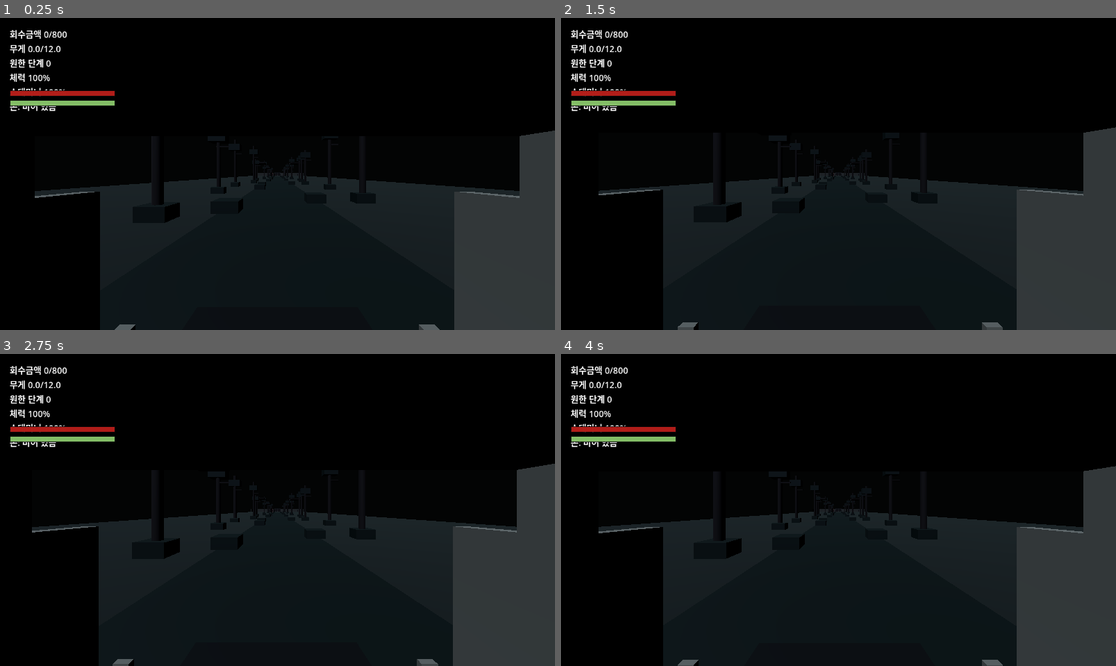
Above: before the commit, frames 1-4 (two rows, left to right).
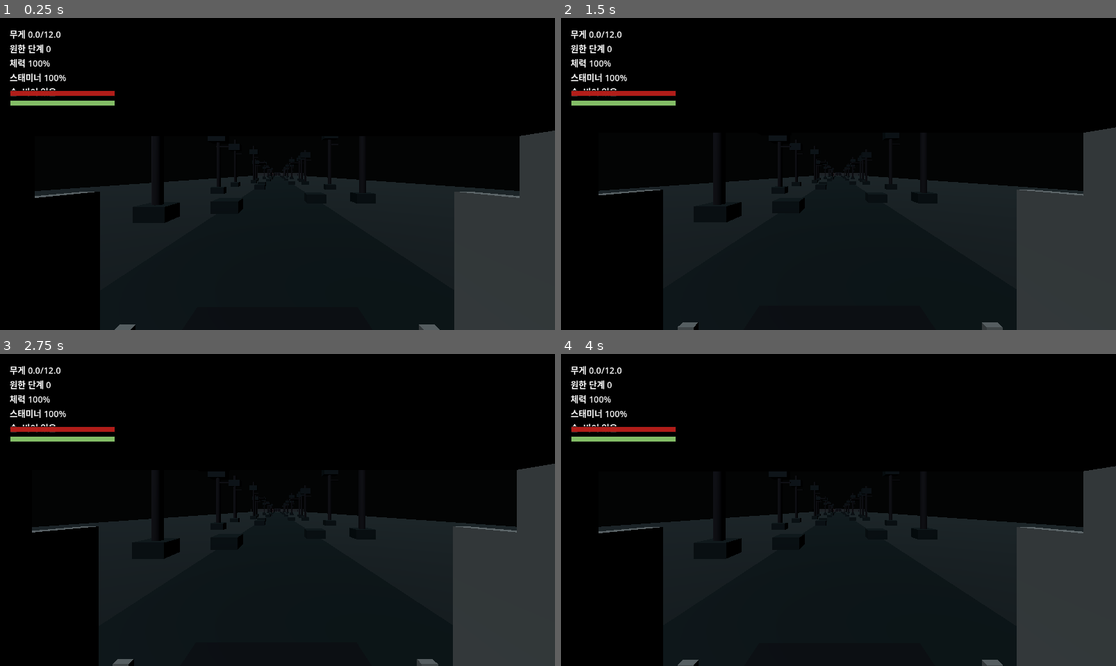
Above: after the commit, the same moments.

Repository: JJonyeok2/K_horror_game
Game: Godot game, scene res://scenes/Main.tscn
The game is run twice, just before and just after one commit, with the same random seed, the same clock (stepped at 60 frames per second) and the same inputs.
Inputs (mouse positions are in pixels of both pictures, inside the frame that each line leads up to):
- Up to frame 1 (0.25 s): no input
- Up to frame 2 (1.5 s): tap Enter at 0.5 s; move the mouse to (866, 174) at 0.52 s; hold W (move_forward) from 0.53 s (still down); tap E (interact) at 0.6 s; tap Space (jump) at 0.77 s; move the mouse to (810, 174) at 1.27 s; tap G (drop_item) at 1.35 s
- Up to frame 3 (2.75 s): keep holding W (move_forward); tap Space (jump) at 1.52 s; tap E (interact) at 1.55, 2.1 s; move the mouse to (288, 503) at 2.02 s
- Up to frame 4 (4 s): keep holding W (move_forward); move the mouse to (832, 516) at 2.77 s; tap Shift (sprint) at 2.85 s; tap Space (jump) at 3.02, 3.77 s; tap E (interact) at 3.05, 3.6 s; move the mouse to (877, 513) at 3.52 s

The runs differ from the first frame. In frame 1, 0.8% of the frame differs, in the area x 1-13%, y 3-30%; in frame 2, 0.8%; in frame 3, 0.8%; in frame 4, 0.8%.

Commit message:
feat: separate cargo deposit and settlement

Diff:
--- a/scripts/game/main.gd
+++ b/scripts/game/main.gd
@@ -3,6 +3,7 @@
 const PlayerScene := preload("res://scenes/player/Player.tscn")
 const AudioDirectorScript := preload("res://scripts/audio/audio_director.gd")
 const JonggaEstateBuilder := preload("res://scripts/maps/jongga_estate_builder.gd")
+const BongoVanPlanScript := preload("res://scripts/maps/bongo_van_plan.gd")
 const ArtifactDefinition = preload("res://scripts/core/artifact_definition.gd")
 const QuotaTracker := preload("res://scripts/core/quota_tracker.gd")
 const ResentmentTracker := preload("res://scripts/core/resentment_tracker.gd")
@@ -29,6 +30,9 @@
 var _threat_attack_elapsed: float = 0.0
 var _player_down: bool = false
 var player_down: bool = false
+var pending_recovered_value: int = 0
+var pending_cargo_items: Array[ArtifactDefinition] = []
+var _stored_cargo_visual_index: int = 0
 
 func _ready() -> void:
 	audio_director = AudioDirectorScript.new()
@@ -290,7 +294,7 @@
 	var label := find_child("BongoQuotaMonitorText", true, false) as Label3D
 	if label == null:
 		return
-	label.text = "회수 현황\n₩%d / ₩%d" % [quota.recovered_value, quota.required_value]
+	label.text = "최종 ₩%d / ₩%d\n미정산 ₩%d" % [quota.recovered_value, quota.required_value, pending_recovered_value]
 
 func _create_threat_visual(root: Node3D) -> void:
 	var body := MeshInstance3D.new()
@@ -323,15 +327,62 @@
 	root.add_child(marker_light)
 
 func extract_player_inventory() -> void:
+	if player.inventory.items.is_empty():
+		return
+	var deposited_items: Array = player.inventory.items.duplicate()
 	var value: int = player.inventory.total_value()
-	if value <= 0:
-		return
+	for item: ArtifactDefinition in deposited_items:
+		pending_cargo_items.append(item)
+		_create_stored_cargo_visual(item)
+	pending_recovered_value += value
 	player.inventory.clear()
 	if player.has_method("refresh_held_item_views"):
 		player.refresh_held_item_views()
-	quota.add_recovered_value(value)
+	_update_bongo_quota_monitor()
+	print("보관:%d 미정산:%d / 할당량:%d" % [value, pending_recovered_value, quota.required_value])
+
+func settle_stored_cargo() -> void:
+	if pending_recovered_value <= 0:
+		print("정산할 물품이 없습니다.")
+		return
+	var settled_value := pending_recovered_value
+	quota.add_recovered_value(settled_value)
+	pending_recovered_value = 0
+	pending_cargo_items.clear()
+	_clear_pending_cargo_visuals()
 	_update_bongo_quota_monitor()
 	print("정산:%d / 할당량:%d" % [quota.recovered_value, quota.required_value])
+
+func _create_stored_cargo_visual(item: ArtifactDefinition) -> void:
+	_stored_cargo_visual_index += 1
+	var body := StaticBody3D.new()
+	body.name = "StoredCargoItem%02d" % _stored_cargo_visual_index
+	body.add_to_group("pending_cargo_visuals")
+	body.set_meta("display_name", item.display_name)
+	body.set_meta("value", item.value)
+	add_child(body)
+	var row := float((_stored_cargo_visual_index - 1) / 3)
+	var column := float((_stored_cargo_visual_index - 1) % 3)
+	body.global_position = BongoVanPlanScript.STORED_CARGO_START_POSITION + Vector3(column * 0.55, row * 0.22, row * 0.36)
+	var mesh_instance := MeshInstance3D.new()
+	var box_mesh := BoxMesh.new()
+	box_mesh.size = Vector3(0.46, 0.28, 0.34) if item.hand_slots < 2 else Vector3(0.72, 0.36, 0.44)
+	var material := StandardMaterial3D.new()
+	material.albedo_color = Color(0.58, 0.46, 0.28)
+	material.roughness = 0.85
+	box_mesh.material = material
+	mesh_instance.mesh = box_mesh
+	body.add_child(mesh_instance)
+	var collision := CollisionShape3D.new()
+	collision.name = "CollisionShape3D"
+	var shape := BoxShape3D.new()
+	shape.size = box_mesh.size
+	collision.shape = shape
+	body.add_child(collision)
+
+func _clear_pending_cargo_visuals() -> void:
+	for node in get_tree().get_nodes_in_group("pending_cargo_visuals"):
+		node.queue_free()
 
 func _on_risky_side_passage_entered(body: Node) -> void:
 	if _side_passage_triggered or body != player:
--- /dev/null
+++ b/scripts/interactions/bongo_settlement_station.gd
@@ -0,0 +1,12 @@
+extends StaticBody3D
+class_name BongoSettlementStation
+
+func interaction_label() -> String:
+	return "미정산 물품 정산받기"
+
+func interact(actor: Node) -> void:
+	if actor == null:
+		return
+	var main := actor.get_parent()
+	if main != null and main.has_method("settle_stored_cargo"):
+		main.settle_stored_cargo()
--- a/scripts/maps/bongo_van_plan.gd
+++ b/scripts/maps/bongo_van_plan.gd
@@ -30,10 +30,14 @@
 const COLOR_MONITOR_GLOW := Color(0.42, 0.95, 0.72)
 
 const QUOTA_MONITOR_NAME = "BongoQuotaMonitor"
-const QUOTA_MONITOR_TEXT = "회수 현황\n₩0 / 목표"
+const QUOTA_MONITOR_TEXT = "최종 ₩0 / 목표\n미정산 ₩0"
 const QUOTA_MONITOR_POSITION := Vector3(0.0, 1.62, 276.0)
 const QUOTA_MONITOR_BACKING_SIZE := Vector3(1.42, 0.88, 0.12)
 const QUOTA_MONITOR_SCREEN_SIZE := Vector3(1.12, 0.58, 0.08)
+const SETTLEMENT_STATION_NAME = "BongoSettlementStation"
+const SETTLEMENT_STATION_POSITION := Vector3(1.08, 0.95, 275.45)
+const SETTLEMENT_STATION_SIZE := Vector3(0.72, 0.82, 0.48)
+const STORED_CARGO_START_POSITION := Vector3(-0.95, 0.72, 272.65)
 
 const STRUCTURAL_PARTS = [
 	{
--- a/scripts/maps/jongga_estate_builder.gd
+++ b/scripts/maps/jongga_estate_builder.gd
@@ -9,6 +9,7 @@
 const BongoVanPlanScript := preload("res://scripts/maps/bongo_van_plan.gd")
 const VisualPaletteScript := preload("res://scripts/maps/visual_palette.gd")
 const StatefulInteractableScript := preload("res://scripts/interactions/stateful_interactable.gd")
+const BongoSettlementStationScript := preload("res://scripts/interactions/bongo_settlement_station.gd")
 const PerformanceSettingsScript := preload("res://scripts/game/performance_settings.gd")
 
 const SPAWN_POINT := BongoVanPlanScript.PLAYER_START_POSITION
@@ -504,6 +505,7 @@
 		else:
 			_add_visual_box_world(label, position, size, color, material_key, rotation)
 	_create_bongo_quota_monitor()
+	_create_bongo_settlement_station()
 
 func _create_bongo_quota_monitor() -> void:
 	var monitor := Node3D.new()
@@ -525,6 +527,17 @@
 	label.horizontal_alignment = HORIZONTAL_ALIGNMENT_CENTER
 	label.vertical_alignment = VERTICAL_ALIGNMENT_CENTER
 	monitor.add_child(label)
+
+func _create_bongo_settlement_station() -> void:
+	var station := _create_box(
+		BongoVanPlanScript.SETTLEMENT_STATION_NAME,
+		BongoVanPlanScript.SETTLEMENT_STATION_POSITION,
+		BongoVanPlanScript.SETTLEMENT_STATION_SIZE,
+		BongoVanPlanScript.COLOR_MONITOR_BACKING,
+		"metal"
+	)
+	station.set_script(BongoSettlementStationScript)
+	_add_visual_box_world("BongoSettlementStationScreen", BongoVanPlanScript.SETTLEMENT_STATION_POSITION + Vector3(0.0, 0.18, -0.27), Vector3(0.55, 0.28, 0.04), BongoVanPlanScript.COLOR_MONITOR_SCREEN)
 
 func _create_extraction_zone() -> void:
 	var extraction := ExtractionScene.instantiate()
--- a/scripts/ui/hud.gd
+++ b/scripts/ui/hud.gd
@@ -50,9 +50,7 @@
 	is_sprinting: bool = false
 ) -> void:
 	var sprint_label := "달리기" if is_sprinting else "스태미너"
-	label.text = "회수금액 %d/%d\n무게 %.1f/%.1f\n원한 단계 %d\n체력 %.0f%%\n%s %.0f%%\n%s\n%s" % [
-		quota_value,
-		quota_required,
+	label.text = "무게 %.1f/%.1f\n원한 단계 %d\n체력 %.0f%%\n%s %.0f%%\n%s\n%s" % [
 		weight,
 		max_weight,
 		resentment_stage,
--- a/scripts/zones/extraction_zone.gd
+++ b/scripts/zones/extraction_zone.gd
@@ -9,7 +9,7 @@
 	body_entered.connect(_on_body_entered)
 
 func interaction_label() -> String:
-	return "복귀/정산하기"
+	return "봉고차에 물품 싣기"
 
 func interact(actor: Node) -> void:
 	if actor != null and actor.get_parent() != null and actor.get_parent().has_method("extract_player_inventory"):
--- a/tests/scene/test_bongo_monitor_quota.gd
+++ b/tests/scene/test_bongo_monitor_quota.gd
@@ -12,7 +12,7 @@
 		await physics_frame
 
 	_assert_bongo_quota_monitor(main)
-	await _assert_bongo_quota_monitor_updates_after_extraction(main)
+	await _assert_bongo_deposit_waits_for_manual_settlement(main)
 	if _failed:
 		quit(1)
 		return
@@ -37,11 +37,11 @@
 	if quota_text == "":
 		_fail("BongoQuotaMonitor has no Label3D or TextMesh text")
 		return
-	if quota_text.find("회수") == -1 and quota_text.to_lower().find("quota") == -1:
-		_fail("BongoQuotaMonitor text does not mention recovered quota: %s" % quota_text)
+	if quota_text.find("최종") == -1 or quota_text.find("미정산") == -1:
+		_fail("BongoQuotaMonitor text does not show final and pending values: %s" % quota_text)
 		return
 
-func _assert_bongo_quota_monitor_updates_after_extraction(main: Node) -> void:
+func _assert_bongo_deposit_waits_for_manual_settlement(main: Node) -> void:
 	var player := main.get("player") as Node3D
 	var zone := main.find_child("VanInteriorReturnZone", true, false) as Area3D
 	if player == null or zone == null:
@@ -52,10 +52,36 @@
 	player.set("velocity", Vector3.ZERO)
 	main.call("extract_player_inventory")
 	await process_frame
+	var quota: Variant = main.get("quota")
+	if int(quota.get("recovered_value")) != 0:
+		_fail("Depositing in the van should not immediately finalize quota")
+		return
+	if int(main.get("pending_recovered_value")) != 70:
+		_fail("Depositing in the van should create pending cargo value")
+		return
+	if main.find_child("StoredCargoItem01", true, false) == null:
+		_fail("Deposited item should remain visible in the van before settlement")
+		return
 	var monitor := main.find_child("BongoQuotaMonitor", true, false)
 	var quota_text := _quota_monitor_text(monitor)
-	if quota_text.find("70") == -1:
-		_fail("BongoQuotaMonitor did not update after extraction: %s" % quota_text)
+	if quota_text.find("미정산") == -1 or quota_text.find("70") == -1:
+		_fail("BongoQuotaMonitor did not show pending value after deposit: %s" % quota_text)
+		return
+	var settlement := main.find_child("BongoSettlementStation", true, false)
+	if settlement == null or not settlement.has_method("interact"):
+		_fail("Missing interactive BongoSettlementStation")
+		return
+	settlement.interact(player)
+	await process_frame
+	if int(quota.get("recovered_value")) != 70:
+		_fail("Manual settlement did not finalize quota")
+		return
+	if int(main.get("pending_recovered_value")) != 0:
+		_fail("Pending cargo value was not cleared after settlement")
+		return
+	quota_text = _quota_monitor_text(monitor)
+	if quota_text.find("최종") == -1 or quota_text.find("70") == -1:
+		_fail("BongoQuotaMonitor did not show finalized quota after settlement: %s" % quota_text)
 		return
 
 func _quota_monitor_text(root: Node) -> String:
--- a/tests/scene/test_playable_scene.gd
+++ b/tests/scene/test_playable_scene.gd
@@ -125,6 +125,10 @@
 	if health_fill.size.x < 200.0:
 		_fail("Health gauge should render full width at startup: %s" % health_fill.size.x)
 		return
+	var status_label := hud.get("label") as Label
+	if status_label != null and status_label.text.find("회수금액") != -1:
+		_fail("Recovered quota should not be shown on the player HUD")
+		return
 
 func _is_number(value: Variant) -> bool:
 	return typeof(value) == TYPE_FLOAT or typeof(value) == TYPE_INT
@@ -205,11 +209,23 @@
 	for _i in range(6):
 		await physics_frame
 	var quota: Variant = main.get("quota")
-	if int(quota.get("recovered_value")) != 70:
-		_fail("Van extraction zone did not add held value to quota")
+	if int(quota.get("recovered_value")) != 0:
+		_fail("Van extraction zone should not immediately finalize held value")
+		return
+	if int(main.get("pending_recovered_value")) != 70:
+		_fail("Van extraction zone did not store held value as pending cargo")
 		return
 	if int(inventory.call("total_value")) != 0:
 		_fail("Van extraction zone did not clear inventory")
+		return
+	var settlement := main.find_child("BongoSettlementStation", true, false)
+	if settlement == null or not settlement.has_method("interact"):
+		_fail("Van has no interactive settlement station")
+		return
+	settlement.interact(player)
+	await process_frame
+	if int(quota.get("recovered_value")) != 70:
+		_fail("Settlement station did not finalize pending cargo value")
 		return
 
 func _assert_inventory_drop_cycle(main: Node, player: Node3D) -> void:
